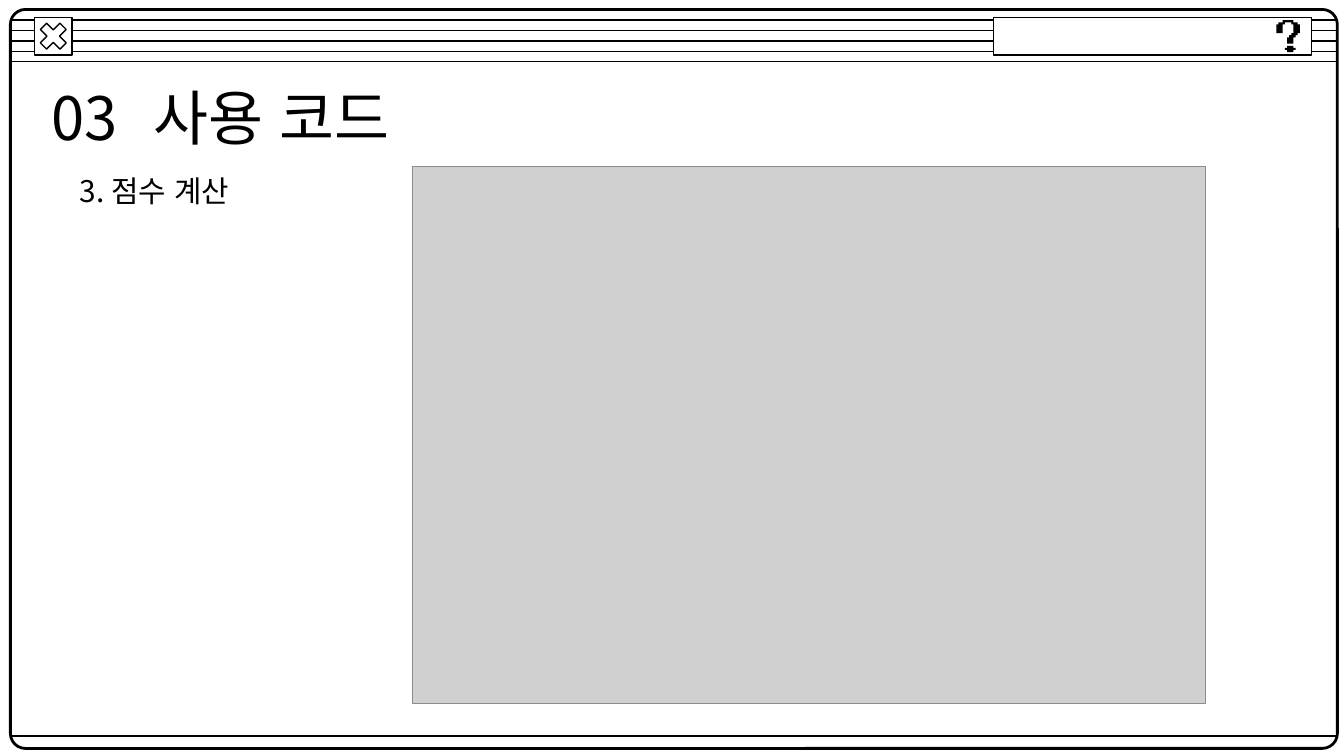
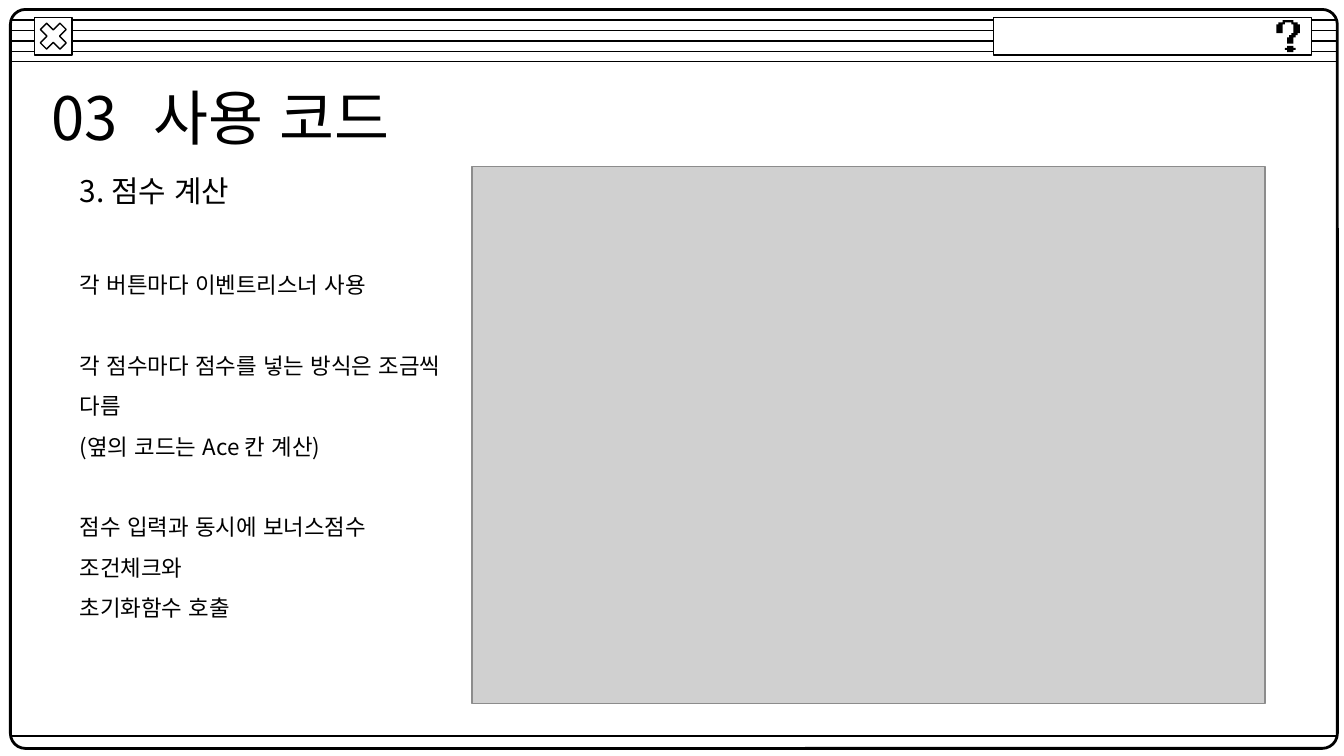
Before and after one commit to YuuJin72/Javascript, a slide deck: slide 14 of Javascript_정두식.pptx. Drawn at 1344x756 pixels with LibreOffice and Linux fonts; fonts in the diff are those of the drawing; grey boxes stand for pictures. Boxes give left, top, right and bottom in pixels: in the first picture for what was removed or moved away, otherwise in the second. Text is boxed around its words. In the diff, an @@ line names an element or a change of style, - is before the commit and + after.

```diff
--- a/Javascript_정두식.pptx
+++ b/Javascript_정두식.pptx
@@ picture moved from (x1=413, y1=167, x2=1206, y2=704) to (x1=472, y1=167, x2=1265, y2=704) @@
@@ text added at (x1=80, y1=274, x2=440, y2=618), 12 pt, text #000000 @@
+각 버튼마다 이벤트리스너 사용
+각 점수마다 점수를 넣는 방식은 조금씩 다름
+(옆의 코드는 Ace 칸 계산)
+점수 입력과 동시에 보너스점수 조건체크와
+초기화함수 호출
```
Also in this commit, not shown: 7 other slides changed.
